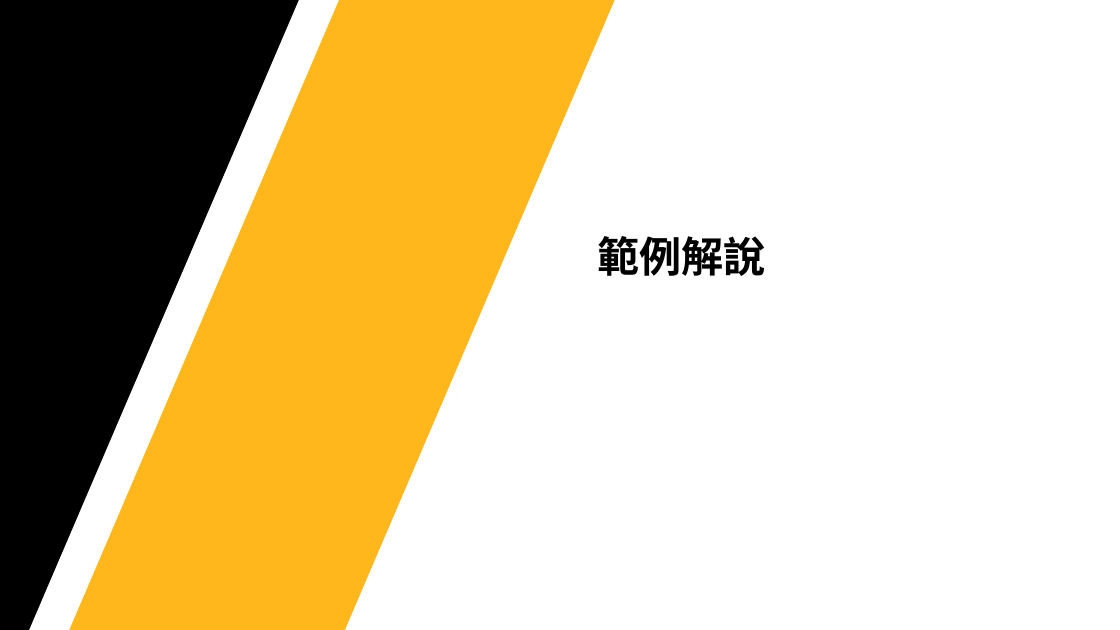
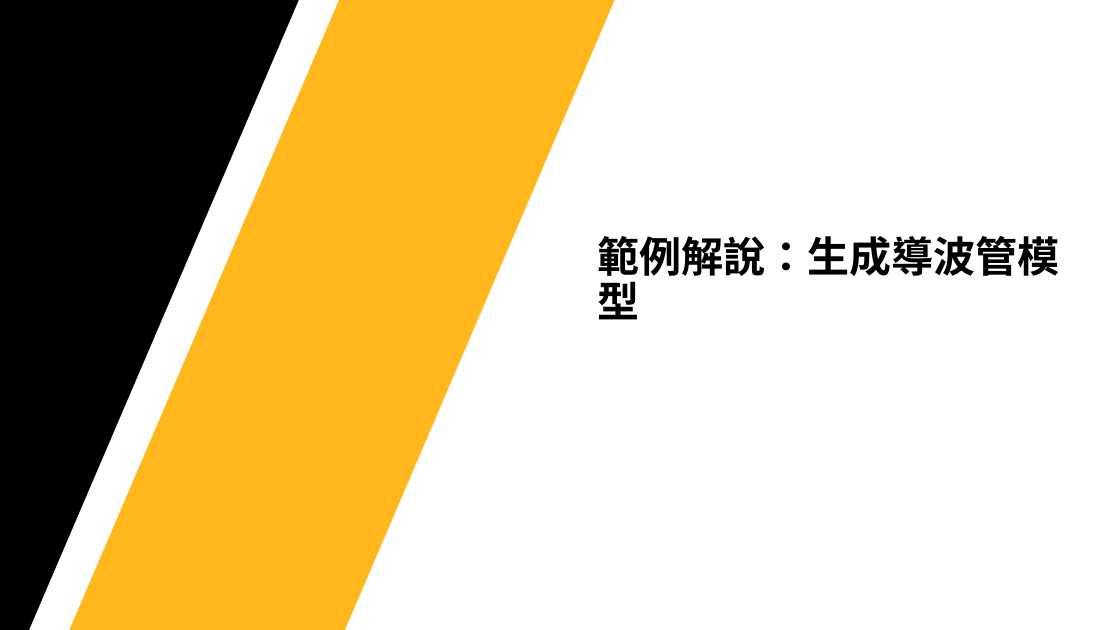
Before and after one commit to Jerrick-cheng/AEDT-Automation-Camp, a slide deck: slide 13 of 上課教材/Week4.pptx (slide 10 before the commit). Drawn at 1120x630 pixels with LibreOffice and Linux fonts; fonts in the diff are those of the drawing; background and template pictures are left out. Boxes give left, top, right and bottom in pixels: in the first picture for what was removed or moved away, otherwise in the second. Text is boxed around its words. In the diff, an @@ line names an element or a change of style, - is before the commit and + after.

```diff
--- a/上課教材/Week4.pptx
+++ b/上課教材/Week4.pptx
@@ text at (x1=598, y1=236, x2=1060, y2=320): text changed @@
-範例解說
+範例解說：生成導波管模型
```
Also in this commit, not shown: 4 other slides changed, 6 slides added, 5 slides removed, 2 other files.
